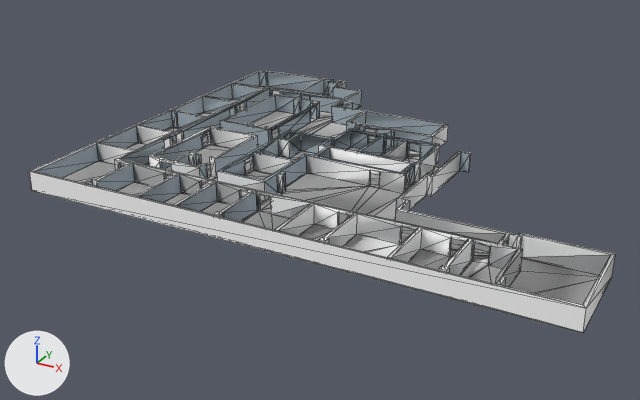
Before and after pictures for a commit that changed the COLLADA model src/p3dx_gazebo/models/office_2_EMPTY.dae.
Rendered twice from a 50 mm camera at (59.0, -104.6, 42.4) aimed at (8.6, -12.9, -3.5). Every picture has the same lights, and +X, +Y and +Z are marked at lower left. Mesh edges are drawn as thin lines. Vertices at the same position are counted once.

The scene before the commit, as lines of its bpy script (objects in view):
```python
me_sketchup = bpy.data.meshes.new('SketchUp')
me_sketchup.from_pydata(...)  # 812 vertices, 2085 faces; spans x -19.7..47.0, y -34.3..18.7, z 0.0..2.5
# faces by material slot: [1490, 595]
me_sketchup.materials.append(mat_material)  # white #ffffff
me_sketchup.materials.append(mat_material_0)  # grey #a4b2bb
ob_sketchup = bpy.data.objects.new('SketchUp', me_sketchup)
ob_sketchup.location = (0.0, 0.0, 0.0)
```
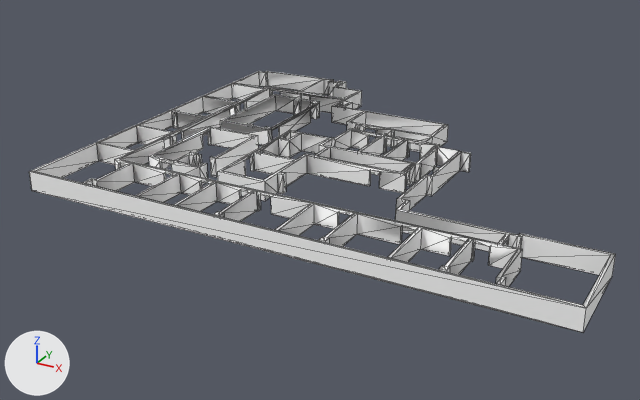
Boxes (x1, y1, x2, y2) around the edits, measured in the pictures (640 x 400 px):
part 1 of me_sketchup, cut back: before (64, 86, 599, 305); after (334, 128, 458, 166)
part 2 of me_sketchup, recoloured: (35, 72, 470, 221) in both

Edits to the bpy script that builds the scene:
```text
Change me_sketchup:
    used by ob_sketchup; location = (0.0, 0.0, 0.0)
    remove me_sketchup.from_pydata(...)  # 812 vertices, 2085 faces; spans x -19.7..47.0, y -34.3..18.7, z 0.0..2.5
    add me_sketchup.from_pydata(...)  # 814 vertices, 1704 faces; spans x -19.7..47.0, y -34.3..18.7, z 0.0..2.5
    me_sketchup part 1
    419 faces are deleted
    2 vertices move within x 7.4, y -1.5, z 2.5
    2 vertices are added at (20.2, -2.6, 2.5), (18.2, -1.5, 2.5)
    38 new faces join them
    me_sketchup part 2: 574 faces spanning x -19.3..47.0, y -33.9..18.7, z 0.0..2.5 switch from mat_material_0 (grey #a4b2bb) to mat_material (white #ffffff)
```
